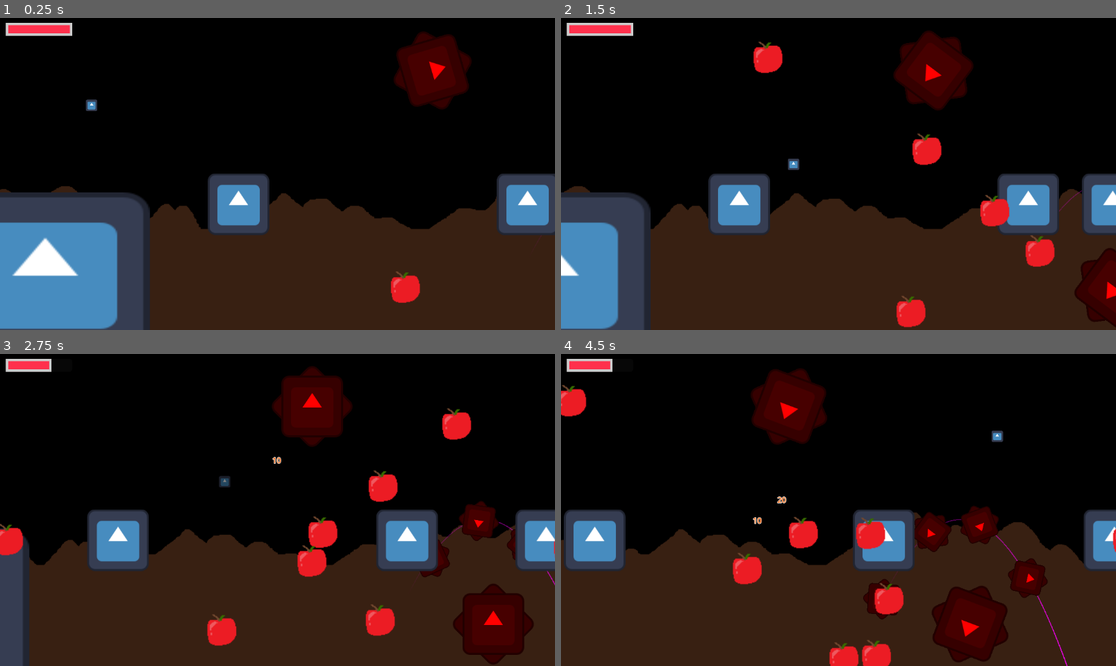
Above: before the commit, frames 1-4 (two rows, left to right).
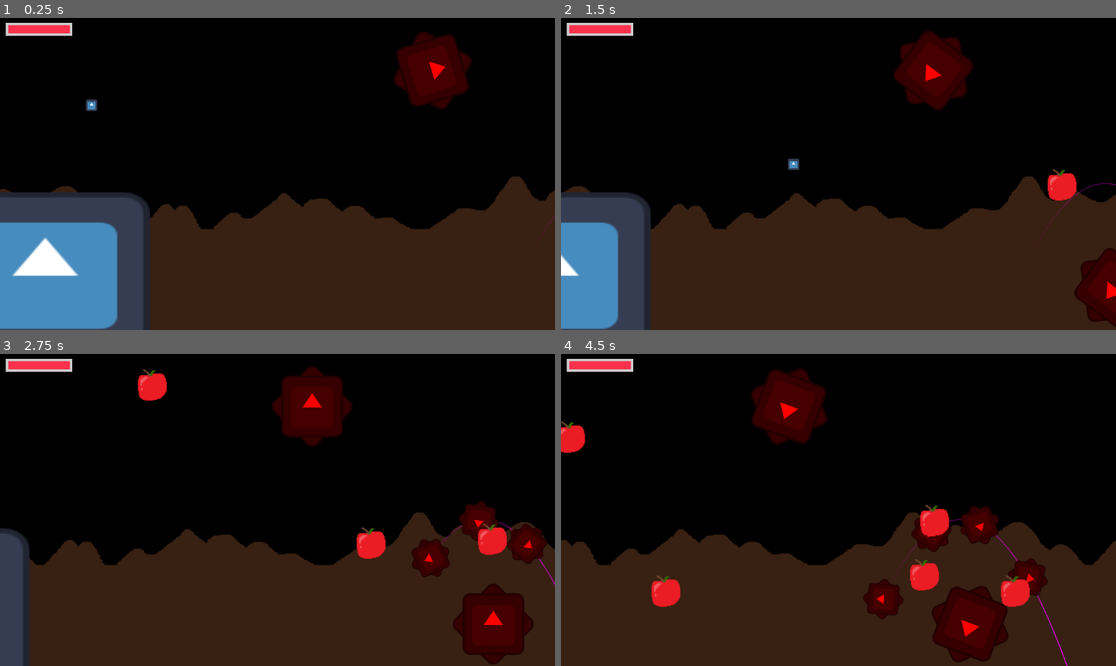
Above: after the commit, the same moments.

Repository: Kurooco/HonorsProject
Game: Godot game, scene res://globals/level_handler.tscn
Two runs of this game, one before a commit and one after it. Both use one fixed random seed, a clock stepped at 60 frames per second and the inputs below. The engine's default icon, where the game draws it, is replaced by a stand-in: a white triangle on a blue panel in a dark square.
Inputs:
- Up to frame 1 (0.25 s): no input
- Up to frame 2 (1.5 s): hold Down (dive) 0.53-1.28 s; hold Right (right) from 0.53 s (still down); tap Up (jump) at 0.77 s; tap Space (shoot) at 1.35 s
- Up to frame 3 (2.75 s): tap Up (jump) at 1.52 s; release Right (right) at 2.03 s; hold Left (left) from 2.03 s (still down); hold Down (dive) from 2.03 s (still down)
- Up to frame 4 (4.5 s): release Left (left) at 2.78 s; release Down (dive) at 2.78 s; hold Right (right) 2.78-4.28 s; tap Space (shoot) at 2.85, 4.35 s; tap Up (jump) at 3.02, 3.77 s; hold Down (dive) 3.53-4.28 s; hold Left (left) from 4.28 s (still down)

The runs differ from the first frame. In frame 1, 4.6% of the frame differs, in the area x 37-100%, y 49-92%; in frame 2, 7.7%; in frame 3, 10%; in frame 4, 10%, in the area x 0-100%, y 1-100%.

Commit message:
fixed random spawner

Diff:
--- a/scenes/level_objects/assist/food_spawner.tscn
+++ b/scenes/level_objects/assist/food_spawner.tscn
@@ -14,14 +14,10 @@
 visible = false
 texture = ExtResource("2_44e3j")
 
-[node name="Timer" type="Timer" parent="."]
-wait_time = 0.1
-autostart = true
-
 [node name="Point1" type="Sprite2D" parent="."]
+visible = false
 texture = ExtResource("2_44e3j")
 
 [node name="Point2" type="Sprite2D" parent="."]
+visible = false
 texture = ExtResource("2_44e3j")
-
-[connection signal="timeout" from="Timer" to="." method="_on_timer_timeout"]
--- a/scenes/level_objects/assist/food_spawner_copy.gd
+++ b/scenes/level_objects/assist/food_spawner_copy.gd
@@ -1,6 +1,6 @@
 extends Path2D
 
-@export var spawn_time = 0.4
+@export var spawn_time = .5
 @export var y_range = Vector2(-300, -100)
 @export var x_range = Vector2(-30, 30)
 @export var spawn_item = preload("res://scenes/level_objects/assist/food.tscn")
@@ -13,8 +13,10 @@
 var end_point = 0
 var adjusted_distance_ratio = 0
 
+var current_time = 0
+
 func _ready():
-	$Timer.wait_time = spawn_time
+	pass
 
 func _process(delta):
 	start_point = curve.get_baked_points()[0].x+position.x
@@ -23,12 +25,12 @@
 	start_x = max(start_point, get_viewport().get_camera_2d().position.x-get_viewport().size.x/2)
 	end_x = min(end_point, get_viewport().get_camera_2d().position.x+get_viewport().size.x/2)
 	adjusted_distance_ratio = (end_x-start_x)/get_viewport().size.x
-	$Timer.wait_time = spawn_time / adjusted_distance_ratio
 
-func _on_timer_timeout():
-	if(adjusted_distance_ratio <= 0 || disabled):
+	current_time += delta
+	if(adjusted_distance_ratio <= 0 || disabled || current_time < spawn_time/adjusted_distance_ratio):
 		return;
 
+	current_time = 0
 	$Point1.global_position.x = start_x
 	$Point2.global_position.x = end_x
 
--- a/scenes/levels/level_1.tscn
+++ b/scenes/levels/level_1.tscn
@@ -84,14 +84,12 @@
 [node name="FoodSpawner" parent="." instance=ExtResource("3_nsrm0")]
 position = Vector2(544.08, 62.5631)
 curve = SubResource("Curve2D_nsrm0")
-spawn_time = 0.2
 y_range = Vector2(-800, -500)
 x_range = Vector2(-300, 300)
 
 [node name="FoodSpawner2" parent="." instance=ExtResource("3_nsrm0")]
 position = Vector2(2925, 63)
 curve = SubResource("Curve2D_dga24")
-spawn_time = 0.2
 y_range = Vector2(-800, -500)
 x_range = Vector2(-300, 300)
 
